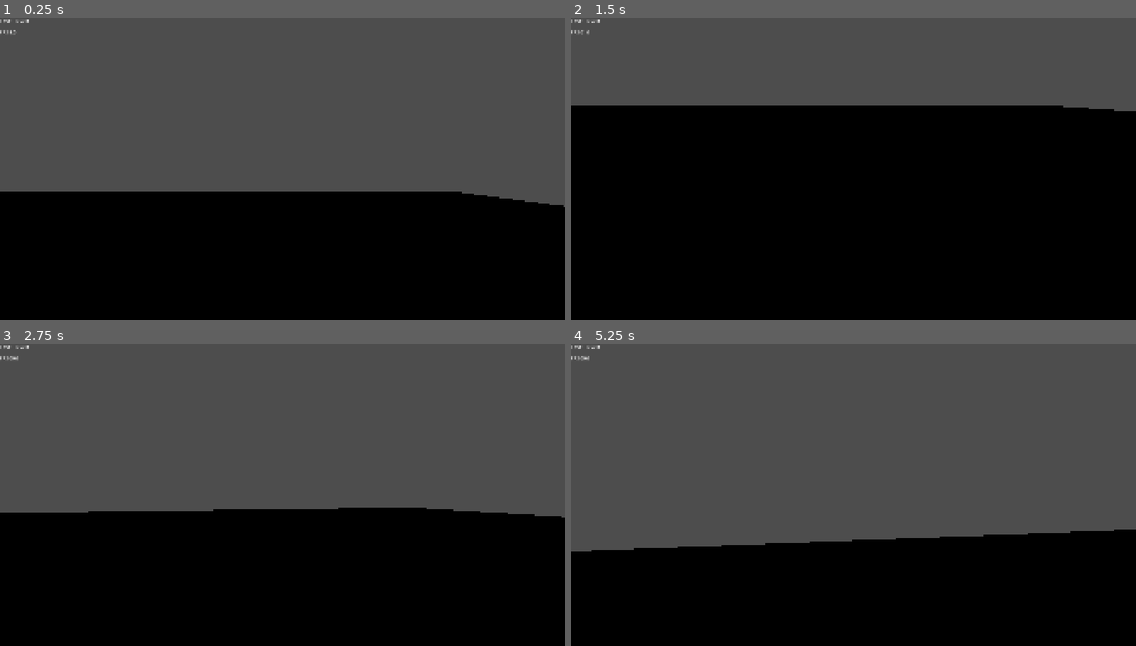
Above: before the commit, frames 1-4 (two rows, left to right).
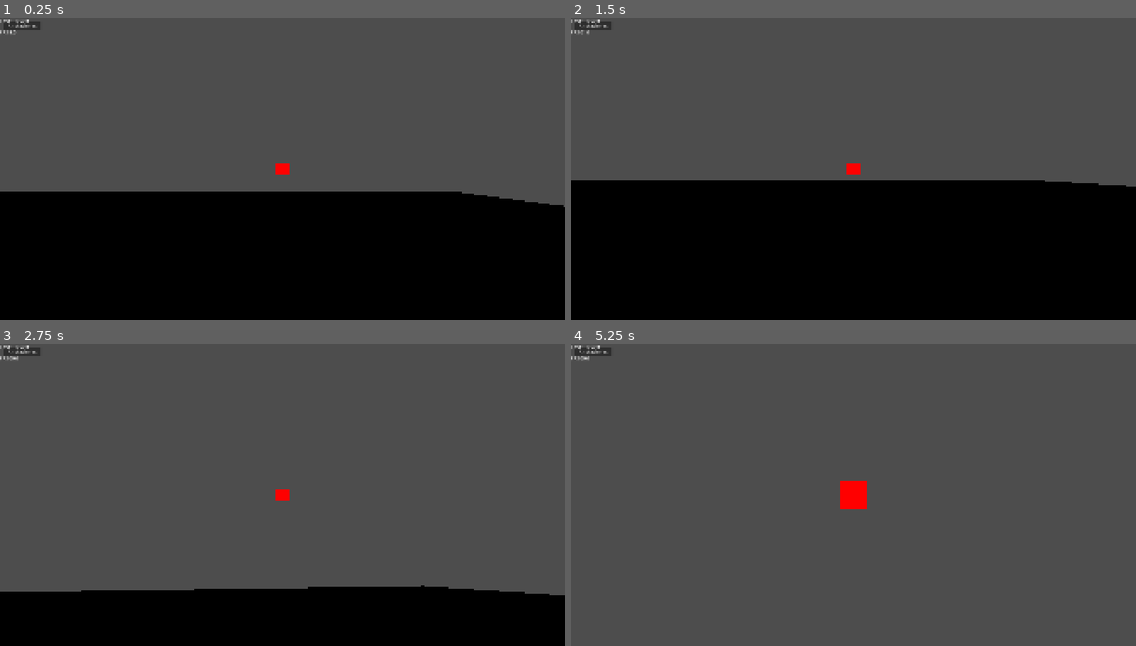
Above: after the commit, the same moments.

Repository: AdriR1ze/TrustNoOne
Game: Godot game, scene res://src/core/main_game/main_game.tscn
The game is run twice, just before and just after one commit, with the same random seed, the same clock (stepped at 60 frames per second) and the same inputs.
Inputs (mouse positions are in pixels of both pictures, inside the frame that each line leads up to):
- Up to frame 1 (0.25 s): no input
- Up to frame 2 (1.5 s): click (593, 24) at 0.5 s, where only the run after the commit has a clickable "Anotaciones"; click (853, 223) at 1.25 s, where only the run after the commit has a clickable "Cerrar"
- Up to frame 3 (2.75 s): tap Enter at 2 s; move the mouse to (310, 495) at 2.02 s; hold W (move_forward) from 2.03 s (still down); hold Q (anotar_objeto, bound only after the commit) from 2.03 s (still down)
- Up to frame 4 (5.25 s): keep holding W (move_forward); tap Space at 2.75, 5 s; move the mouse to (825, 495) at 2.77 s; release Q (anotar_objeto, bound only after the commit) at 2.78 s; right-click (825, 495) at 2.85 s; tap Q (anotar_objeto, bound only after the commit) at 3.05, 4.35 s; move the mouse to (864, 488) at 3.52 s; hold Q (anotar_objeto, bound only after the commit) 3.53-4.28 s; tap Enter at 4.25 s; move the mouse to (847, 501) at 4.27 s; move the mouse to (893, 498) at 5.02 s; hold Right mouse button (zoom) from 5.03 s (still down)

The runs differ from the first frame. In frame 1, 0.2% of the frame differs, in the area x 0-52%, y 1-52%; in frame 2, 25%; in frame 3, 26%; in frame 4, 36%, in the area x 0-100%, y 1-100%.

Commit message:
anotaciones maxing

Diff:
--- /dev/null
+++ b/trust-no-one/AnotacionesDB.gd
@@ -0,0 +1,76 @@
+extends Node
+## Base de datos persistente de objetos anotados.
+## Guarda en disco los objetos que el jugador anota
+## para que las anotaciones sobrevivan al cierre del juego.
+
+const ARCHIVO := "user://anotaciones.json"
+
+var _anotados : Dictionary = {}
+
+
+func _ready() -> void:
+	_anotados.clear()
+
+
+func anotar(id_unico : int, posicion : Vector3 = Vector3.ZERO) -> bool:
+	if id_unico == 0 or _anotados.has(id_unico):
+		return false
+	_anotados[id_unico] = {
+		"pos_x": posicion.x,
+		"pos_y": posicion.y,
+		"pos_z": posicion.z,
+	}
+	guardar()
+	return true
+
+
+func desanotar(id_unico : int) -> bool:
+	if not _anotados.erase(id_unico):
+		return false
+	guardar()
+	return true
+
+
+func esta_anotado(id_unico : int) -> bool:
+	return _anotados.has(id_unico)
+
+
+func obtener(id_unico : int):
+	return _anotados.get(id_unico, null)
+
+
+func todas() -> Array:
+	return _anotados.keys()
+
+
+func cantidad() -> int:
+	return _anotados.size()
+
+
+func limpiar() -> void:
+	_anotados.clear()
+	guardar()
+
+
+func guardar() -> void:
+	var archivo := FileAccess.open(ARCHIVO, FileAccess.WRITE)
+	if archivo == null:
+		push_error("No se pudo guardar anotaciones: " + ARCHIVO)
+		return
+	archivo.store_string(JSON.stringify(_anotados, "  "))
+	archivo.close()
+
+
+func cargar() -> void:
+	if not FileAccess.file_exists(ARCHIVO):
+		return
+	var archivo := FileAccess.open(ARCHIVO, FileAccess.READ)
+	if archivo == null:
+		push_error("No se pudo cargar anotaciones: " + ARCHIVO)
+		return
+	var datos = JSON.parse_string(archivo.get_as_text())
+	archivo.close()
+	if datos is Dictionary:
+		_anotados.clear()
+		for clave in datos:
+			_anotados[int(clave)] = datos[clave]
--- a/trust-no-one/project.godot
+++ b/trust-no-one/project.godot
@@ -19,6 +19,7 @@
 
 ObjectManager="*uid://cv6hcym4tu5ta"
 ObjectDb="*uid://n5lrhqotewvl"
+AnotacionesDb="*res://AnotacionesDB.gd"
 
 [display]
 
@@ -65,17 +66,22 @@
 "events": [Object(InputEventMouseButton,"resource_local_to_scene":false,"resource_name":"","device":-1,"window_id":0,"a …(253 unchanged characters)…
 ]
 }
+anotar_objeto={
+"deadzone": 0.2,
+"events": [Object(InputEventKey,"resource_local_to_scene":false,"resource_name":"","device":-1,"window_id":0,"alt_pressed":false,"shift_pressed":false,"ctrl_pressed":false,"meta_pressed":false,"pressed":false,"keycode":0,"physical_keycode":81,"key_label":0,"unicode":113,"location":0,"echo":false,"script":null)
+]
+}
 
 [layer_names]
 
-2d_physics/layer_1="World"
 2d_navigation/layer_1="World"
-2d_physics/layer_2="Player"
+3d_physics/layer_1="World"
 2d_navigation/layer_2="Player"
-2d_physics/layer_3="Interactable"
+3d_physics/layer_2="Player"
 2d_navigation/layer_3="Interactables"
-2d_physics/layer_4="Enemies"
+3d_physics/layer_3="Interactable"
 2d_navigation/layer_4="Enemies"
+3d_physics/layer_4="Enemies"
 
 [physics]
 
--- a/trust-no-one/src/core/levels/level_1.tscn
+++ b/trust-no-one/src/core/levels/level_1.tscn
@@ -1,6 +1,7 @@
 [gd_scene format=3 uid="uid://chd0v72majar8"]
 
 [ext_resource type="Script" uid="uid://cvm4y1qkgjn68" path="res://src/core/levels/level_1.gd" id="1_ah554"]
+[ext_resource type="PackedScene" uid="uid://co2cj4cakfe0q" path="res://src/gameplay/bloques/objeto.tscn" id="2_bjucl"]
 
 [sub_resource type="StandardMaterial3D" id="StandardMaterial3D_jv051"]
 albedo_color = Color(1, 0.5372549, 1, 1)
@@ -28,3 +29,6 @@
 [node name="CollisionShape3D" type="CollisionShape3D" parent="RigidBody3D" unique_id=1066698962]
 transform = Transform3D(1, 0, 0, 0, 1, 0, 0, 0, 1, -10.54377, 0, -1.0298386)
 shape = SubResource("BoxShape3D_abukt")
+
+[node name="StaticBody3D" parent="." unique_id=2012762352 instance=ExtResource("2_bjucl")]
+transform = Transform3D(1, 0, 0, 0, 1, 0, 0, 0, 1, -11.4416275, 0.9999981, 13.85774)
--- /dev/null
+++ b/trust-no-one/src/core/main_game/libro_ui.gd
@@ -0,0 +1,46 @@
+extends Control
+class_name LibroUi
+## Vista de pagina del libro. Muestra el titulo de la pagina y, si la pagina
+## lo pide, la lista de objetos anotados guardados en AnotacionesDb.
+
+@onready var titulo_label: Label = %TituloLabel
+@onready var contenido_box: VBoxContainer = %ContenidoBox
+@onready var cerrar_button: Button = %CerrarButton
+
+
+func _ready() -> void:
+	cerrar_button.pressed.connect(_cerrar)
+	visible = false
+
+
+func mostrar_pagina(pagina: Page) -> void:
+	titulo_label.text = pagina.titulo
+	_limpiar_contenido()
+	if pagina.mostrar_anotaciones:
+		_mostrar_anotaciones()
+	visible = true
+
+
+func _mostrar_anotaciones() -> void:
+	var ids := AnotacionesDb.todas()
+	if ids.is_empty():
+		_agregar_linea("No hay anotaciones todavia.")
+		return
+	for id_unico in ids:
+		_agregar_linea("Objeto #" + str(id_unico))
+
+
+func _agregar_linea(texto: String) -> void:
+	var label := Label.new()
+	label.text = texto
+	label.horizontal_alignment = HORIZONTAL_ALIGNMENT_CENTER
+	contenido_box.add_child(label)
+
+
+func _limpiar_contenido() -> void:
+	for child in contenido_box.get_children():
+		child.queue_free()
+
+
+func _cerrar() -> void:
+	visible = false
--- /dev/null
+++ b/trust-no-one/src/core/main_game/libro_ui.tscn
@@ -0,0 +1,64 @@
+[gd_scene format=3]
+
+[ext_resource type="Script" path="res://src/core/main_game/libro_ui.gd" id="1_ui"]
+
+[node name="LibroUi" type="Control"]
+unique_id=512308114
+anchors_preset = 15
+anchor_right = 1.0
+anchor_bottom = 1.0
+grow_horizontal = 2
+grow_vertical = 2
+script = ExtResource("1_ui")
+
+[node name="Fondo" type="ColorRect" parent="."]
+unique_id=512308115
+anchors_preset = 15
+anchor_right = 1.0
+anchor_bottom = 1.0
+grow_horizontal = 2
+grow_vertical = 2
+color = Color(0.06, 0.06, 0.1, 0.75)
+
+[node name="Panel" type="PanelContainer" parent="."]
+unique_id=512308116
+anchors_preset = 8
+anchor_left = 0.5
+anchor_top = 0.5
+anchor_right = 0.5
+anchor_bottom = 0.5
+offset_left = -300.0
+offset_top = -200.0
+offset_right = 300.0
+offset_bottom = 200.0
+grow_horizontal = 2
+grow_vertical = 2
+
+[node name="VBox" type="VBoxContainer" parent="Panel"]
+unique_id=512308117
+layout_mode = 2
+theme_override_constants/separation = 12
+
+[node name="TituloLabel" type="Label" parent="Panel/VBox"]
+unique_id=512308118
+unique_name_in_owner = true
+layout_mode = 2
+text = "Pagina"
+horizontal_alignment = 1
+
+[node name="Contenido" type="ScrollContainer" parent="Panel/VBox"]
+unique_id=512308119
+layout_mode = 2
+size_flags_vertical = 3
+
+[node name="ContenidoBox" type="VBoxContainer" parent="Panel/VBox/Contenido"]
+unique_id=512308120
+unique_name_in_owner = true
+layout_mode = 2
+size_flags_horizontal = 3
+
+[node name="CerrarButton" type="Button" parent="Panel/VBox"]
+unique_id=512308121
+unique_name_in_owner = true
+layout_mode = 2
+text = "Cerrar"
--- a/trust-no-one/src/core/main_game/main_game.gd
+++ b/trust-no-one/src/core/main_game/main_game.gd
@@ -22,14 +22,23 @@
 @onready var hud_root: Control = $HudLayer/HudRoot
 @onready var pause_root: Control = %PauseRoot
 @onready var transition_root: Control = %TransitionRoot
+@onready var libro: Libro = $System/Libro
+@onready var libro_ui: LibroUi = $HudLayer/LibroUi
+@onready var abrir_libro_button: Button = $HudLayer/HudRoot/AbrirLibroButton
 
 var player: Player = null
 var current_level_name := ""
 
 func _ready() -> void:
 	add_to_group("main_game")
+	abrir_libro_button.pressed.connect(_abrir_pagina_tres)
 	_init_player()
 	load_level(LEVEL_1)
+
+
+func _abrir_pagina_tres() -> void:
+	libro.current_page = libro.pagina_3
+	libro_ui.mostrar_pagina(libro.pagina_3)
 
 
 func _init_player() -> void:
--- a/trust-no-one/src/core/main_game/main_game.tscn
+++ b/trust-no-one/src/core/main_game/main_game.tscn
@@ -4,6 +4,7 @@
 [ext_resource type="Script" uid="uid://dvxwgnaldvnig" path="res://src/debug/debug.gd" id="2_6yl8a"]
 [ext_resource type="Script" uid="uid://b6q7dmi143jso" path="res://src/core/main_game/libro.gd" id="2_ibp4d"]
 [ext_resource type="PackedScene" uid="uid://baiffk222kstj" path="res://src/debug/debug_text_overlay.tscn" id="3_6n4xl"]
+[ext_resource type="PackedScene" path="res://src/core/main_game/libro_ui.tscn" id="4_libro"]
 
 [node name="MainGame" type="Node" unique_id=995885749]
 script = ExtResource("1_3fed5")
@@ -32,6 +33,18 @@
 anchors_preset = 0
 offset_right = 40.0
 offset_bottom = 40.0
+
+[node name="AbrirLibroButton" type="Button" parent="HudLayer/HudRoot" unique_id=2140345971]
+unique_name_in_owner = true
+layout_mode = 0
+offset_left = 10.0
+offset_top = 10.0
+offset_right = 140.0
+offset_bottom = 40.0
+text = "Anotaciones"
+
+[node name="LibroUi" parent="HudLayer" unique_id=2140345972 instance=ExtResource("4_libro")]
+layout_mode = 3
 
 [node name="PauseLayer" type="CanvasLayer" parent="." unique_id=2115188027]
 
--- a/trust-no-one/src/core/main_game/pagina.gd
+++ b/trust-no-one/src/core/main_game/pagina.gd
@@ -1,5 +1,8 @@
 extends Resource
 class_name Page
+
+@export var titulo : String = ""
+@export var mostrar_anotaciones : bool = false
 
 var previous_page : Page
 var next_page : Page
--- a/trust-no-one/src/core/main_game/pagina_1.tres
+++ b/trust-no-one/src/core/main_game/pagina_1.tres
@@ -4,4 +4,5 @@
 
 [resource]
 script = ExtResource("1_bhni7")
+titulo = "Pagina 1"
 metadata/_custom_type_script = "uid://b0d0mely0c1tk"
--- a/trust-no-one/src/core/main_game/pagina_2.tres
+++ b/trust-no-one/src/core/main_game/pagina_2.tres
@@ -4,4 +4,5 @@
 
 [resource]
 script = ExtResource("1_5diii")
+titulo = "Pagina 2"
 metadata/_custom_type_script = "uid://b0d0mely0c1tk"
--- a/trust-no-one/src/core/main_game/pagina_3.tres
+++ b/trust-no-one/src/core/main_game/pagina_3.tres
@@ -4,4 +4,6 @@
 
 [resource]
 script = ExtResource("1_8ahsf")
+titulo = "Anotaciones"
+mostrar_anotaciones = true
 metadata/_custom_type_script = "uid://b0d0mely0c1tk"
--- a/trust-no-one/src/debug/debug_text_overlay.tscn
+++ b/trust-no-one/src/debug/debug_text_overlay.tscn
@@ -9,6 +9,7 @@
 anchor_bottom = 1.0
 grow_horizontal = 2
 grow_vertical = 2
+mouse_filter = 2
 script = ExtResource("1_jv051")
 
 [node name="FpsLabel" type="Label" parent="." unique_id=257526858]
--- a/trust-no-one/src/gameplay/bloques/objeto.gd
+++ b/trust-no-one/src/gameplay/bloques/objeto.gd
@@ -1,4 +1,4 @@
-extends Node
+extends StaticBody3D
 class_name Objeto
 
 var id_unico : int
--- /dev/null
+++ b/trust-no-one/src/gameplay/bloques/objeto.tscn
@@ -0,0 +1,16 @@
+[gd_scene format=3 uid="uid://co2cj4cakfe0q"]
+
+[ext_resource type="Script" uid="uid://eg76wy5m5263" path="res://src/gameplay/bloques/objeto_ejemplo.gd" id="1_1krgf"]
+
+[sub_resource type="BoxShape3D" id="BoxShape3D_tdeca"]
+
+[sub_resource type="BoxMesh" id="BoxMesh_u177a"]
+
+[node name="StaticBody3D" type="StaticBody3D" unique_id=2012762352]
+script = ExtResource("1_1krgf")
+
+[node name="CollisionShape3D" type="CollisionShape3D" parent="." unique_id=309562994]
+shape = SubResource("BoxShape3D_tdeca")
+
+[node name="MeshInstance3D" type="MeshInstance3D" parent="." unique_id=1041879337]
+mesh = SubResource("BoxMesh_u177a")
--- /dev/null
+++ b/trust-no-one/src/gameplay/bloques/objeto_ejemplo.gd
@@ -0,0 +1 @@
+extends Objeto
--- a/trust-no-one/src/gameplay/player/player.gd
+++ b/trust-no-one/src/gameplay/player/player.gd
@@ -8,8 +8,124 @@
 @export var normal_fov := 75.0
 @export var zoom_fov := 30.0
 @export var zoom_duration := 0.25
+@export var distancia_anotacion := 5.0
+
+const RAY_THICKNESS := 0.04
+const RAY_START_OFFSET := 0.6
+const ETIQUETA_ALTURA := 1.5
 
 @onready var camera: Camera3D = $Camera3D
+@onready var ray_cast : RayCast3D = $RayCast3D
+
+var ray_mesh: MeshInstance3D
+var ray_tip: MeshInstance3D
+var _beam_mesh := BoxMesh.new()
+var _tip_mesh := SphereMesh.new()
+var _beam_material := StandardMaterial3D.new()
+
+var _objeto_mirado: Objeto = null
+var _objeto_anotable: Objeto = null
+var _etiqueta_anotar: Label3D
 
 func _ready() -> void:
 	add_to_group("player")
+	_beam_material.shading_mode = BaseMaterial3D.SHADING_MODE_UNSHADED
+	_beam_material.albedo_color = Color(1.0, 0.0, 0.0)
+	_beam_material.emission_enabled = true
+	_beam_material.emission = Color(1.0, 0.0, 0.0)
+	_beam_material.emission_energy_multiplier = 2.0
+	_beam_mesh.material = _beam_material
+	_tip_mesh.radius = 0.07
+	_tip_mesh.height = 0.14
+	_tip_mesh.material = _beam_material
+	ray_mesh = MeshInstance3D.new()
+	ray_mesh.name = "RayMesh"
+	ray_mesh.mesh = _beam_mesh
+	add_child(ray_mesh)
+	ray_tip = MeshInstance3D.new()
+	ray_tip.name = "RayTip"
+	ray_tip.mesh = _tip_mesh
+	add_child(ray_tip)
+	_crear_etiqueta_anotar()
+
+
+func _crear_etiqueta_anotar() -> void:
+	_etiqueta_anotar = Label3D.new()
+	_etiqueta_anotar.name = "EtiquetaAnotar"
+	_etiqueta_anotar.billboard = BaseMaterial3D.BILLBOARD_ENABLED
+	_etiqueta_anotar.no_depth_test = true
+	_etiqueta_anotar.font_size = 96
+	_etiqueta_anotar.outline_size = 20
+	_etiqueta_anotar.outline_modulate = Color(0.0, 0.0, 0.0, 1.0)
+	_etiqueta_anotar.modulate = Color(1.0, 1.0, 1.0, 1.0)
+	_etiqueta_anotar.horizontal_alignment = HORIZONTAL_ALIGNMENT_CENTER
+	_etiqueta_anotar.text = _tecla_anotar() + " - Anotar"
+	_etiqueta_anotar.visible = false
+	add_child(_etiqueta_anotar)
+
+
+func _tecla_anotar() -> String:
+	for evento in InputMap.action_get_events("anotar_objeto"):
+		if evento is InputEventKey:
+			return OS.get_keycode_string(evento.physical_keycode)
+	return "?"
+
+func _physics_process(delta: float) -> void:
+	ray_cast.global_rotation = camera.global_rotation
+	_objeto_mirado = null
+	if ray_cast.is_colliding():
+		var colision := ray_cast.get_collider()
+		if colision is Objeto:
+			_objeto_mirado = colision as Objeto
+	_actualizar_objeto_anotable()
+
+
+func _actualizar_objeto_anotable() -> void:
+	_objeto_anotable = null
+	if _objeto_mirado == null:
+		_etiqueta_anotar.visible = false
+		return
+	var distancia := ray_cast.global_position.distance_to(ray_cast.get_collision_point())
+	if distancia <= distancia_anotacion and not AnotacionesDb.esta_anotado(_objeto_mirado.id_unico):
+		_objeto_anotable = _objeto_mirado
+		_etiqueta_anotar.global_position = _objeto_mirado.global_position + Vector3(0.0, ETIQUETA_ALTURA, 0.0)
+		_etiqueta_anotar.visible = true
+	else:
+		_etiqueta_anotar.visible = false
+
+
+func _unhandled_input(event: InputEvent) -> void:
+	if event.is_action_pressed("anotar_objeto"):
+		_anotar_objeto_mirado()
+
+
+func _anotar_objeto_mirado() -> void:
+	if _objeto_anotable == null:
+		print("No hay ningun objeto cercano para anotar")
+		return
+	var id := _objeto_anotable.id_unico
+	if AnotacionesDb.anotar(id, _objeto_anotable.global_position):
+		print("Objeto anotado: ", id)
+		_etiqueta_anotar.visible = false
+	else:
+		print("El objeto ", id, " ya estaba anotado")
+
+func _process(_delta: float) -> void:
+	var origin := ray_cast.global_position
+	var target := ray_cast.get_collision_point() if ray_cast.is_colliding() else ray_cast.to_global(ray_cast.target_position)
+	var direction := (target - origin).normalized()
+	var start := origin + direction * RAY_START_OFFSET
+	var length := start.distance_to(target)
+	if length <= 0.001:
+		ray_mesh.visible = false
+		ray_tip.visible = false
+		return
+	ray_mesh.visible = true
+	ray_tip.visible = true
+	_beam_mesh.size = Vector3(RAY_THICKNESS, RAY_THICKNESS, length)
+	ray_mesh.global_position = (start + target) * 0.5
+	if absf(direction.dot(Vector3.UP)) > 0.99:
+		ray_mesh.look_at(target, Vector3.FORWARD)
+	else:
+		ray_mesh.look_at(target, Vector3.UP)
+	ray_tip.global_position = target
--- a/trust-no-one/src/gameplay/player/player.tscn
+++ b/trust-no-one/src/gameplay/player/player.tscn
@@ -23,6 +23,10 @@
 [node name="MeshInstance3D" type="MeshInstance3D" parent="." unique_id=2054261419]
 mesh = SubResource("CapsuleMesh_kgtat")
 
+[node name="RayCast3D" type="RayCast3D" parent="." unique_id=234347751]
+collision_mask = 5
+target_position = Vector3(0, 0, -30)
+
 [node name="MovementComponent" type="Node" parent="." unique_id=909367522]
 script = ExtResource("2_move")
 
Not shown, added: trust-no-one/AnotacionesDB.gd.uid
Not shown, added: trust-no-one/src/core/main_game/libro_ui.gd.uid
Not shown, added: trust-no-one/src/gameplay/bloques/objeto_ejemplo.gd.uid
